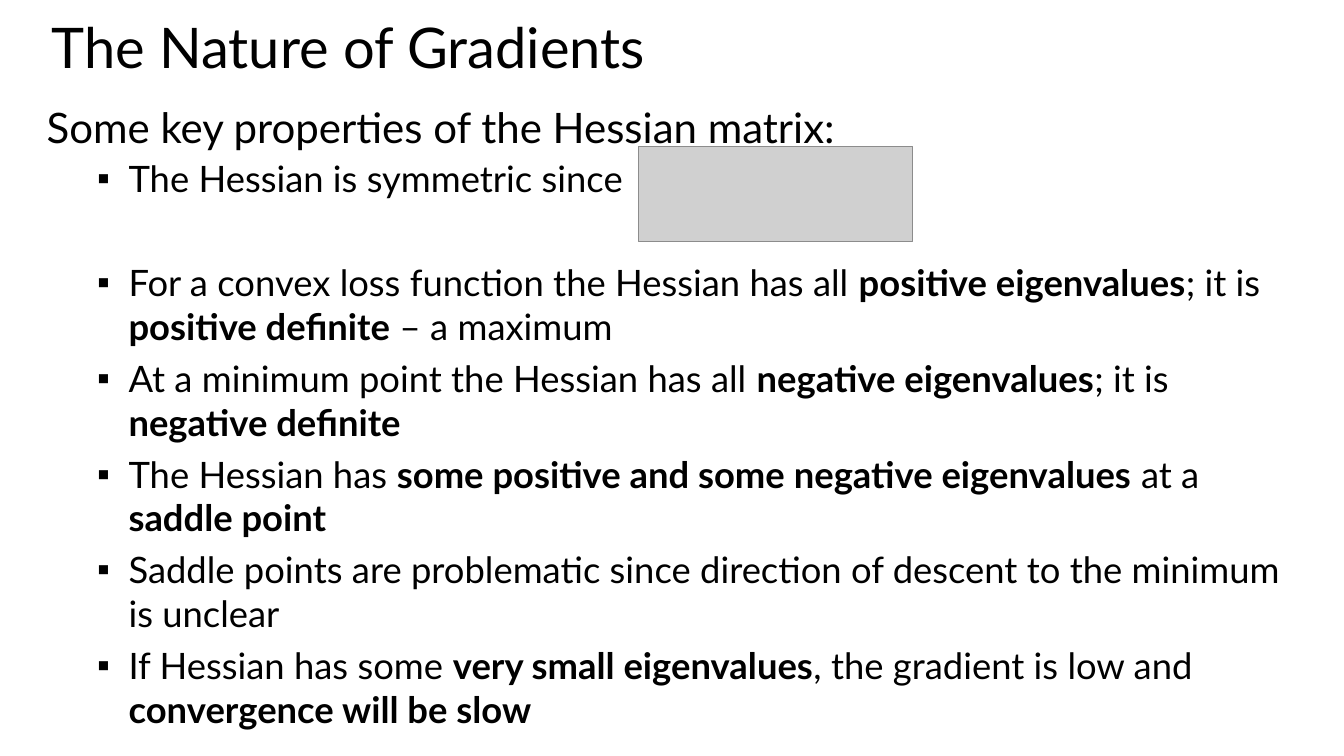
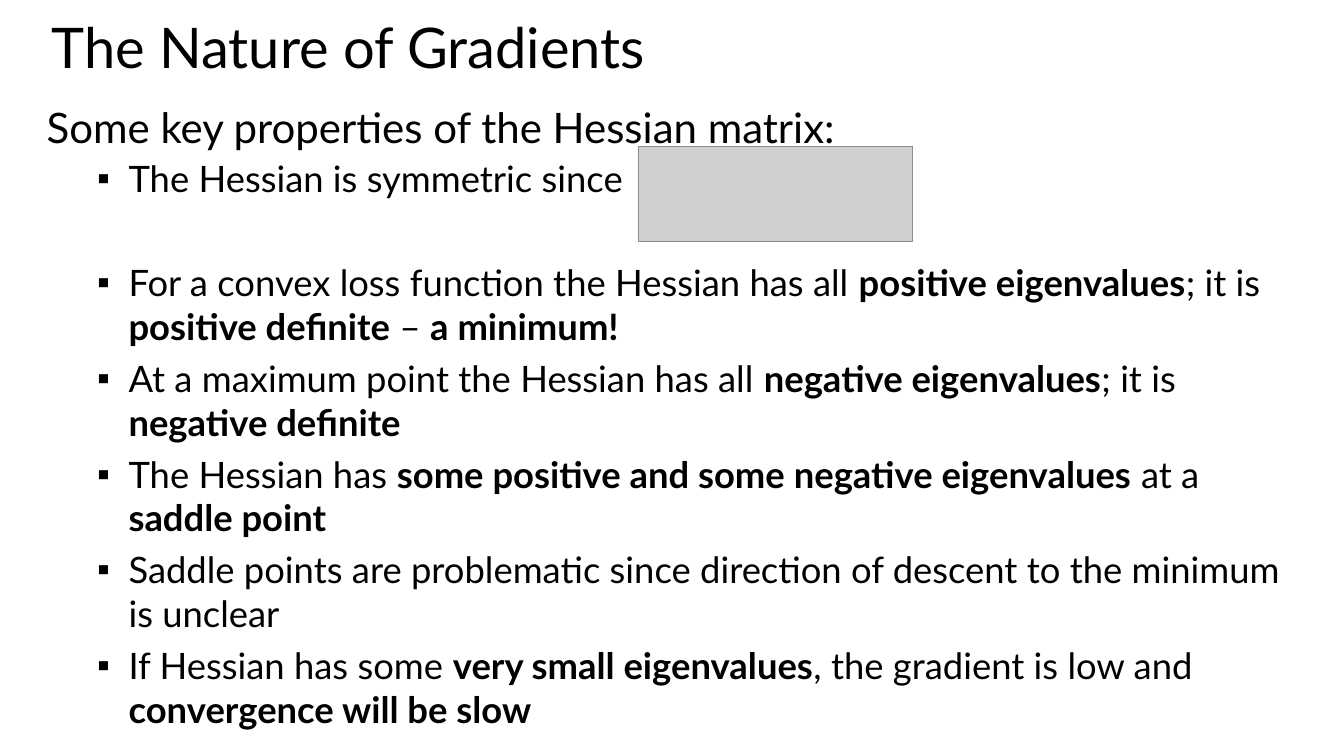
Before and after one commit to StephenElston/CSCI-E25, a slide deck: slide 19 of SuplementaryMaterial/RegularizatioinAndOptimization.pptx. Drawn at 1344x756 pixels with LibreOffice and Linux fonts; fonts in the diff are those of the drawing; grey boxes stand for pictures. Boxes give left, top, right and bottom in pixels: in the first picture for what was removed or moved away, otherwise in the second. Text is boxed around its words. In the diff, an @@ line names an element or a change of style, - is before the commit and + after.

Commit message:
Corrected and updated discussion of Hessian

```diff
--- a/SuplementaryMaterial/RegularizatioinAndOptimization.pptx
+++ b/SuplementaryMaterial/RegularizatioinAndOptimization.pptx
@@ text at <box>129,269,1260,443</box>: text changed @@
-  ▪ For a convex loss function the Hessian has all positive eigenvalues; it is positive definite – a maximum
-  ▪ At a minimum point the Hessian has all negative eigenvalues; it is negative definite
+  ▪ For a convex loss function the Hessian has all positive eigenvalues; it is positive definite – a minimum!
+  ▪ At a maximum point the Hessian has all negative eigenvalues; it is negative definite
```
Also in this commit, not shown: 3 other slides changed.
